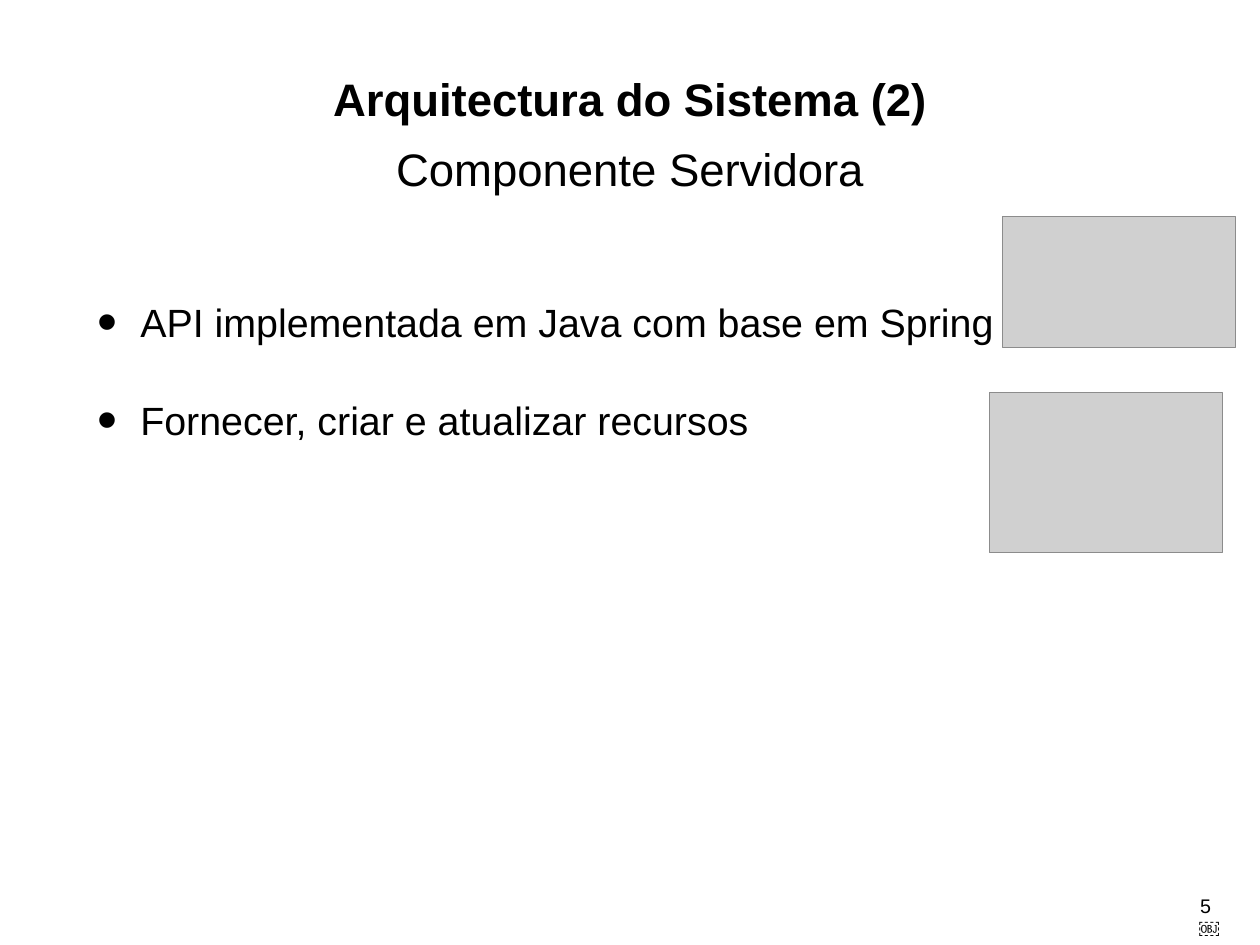
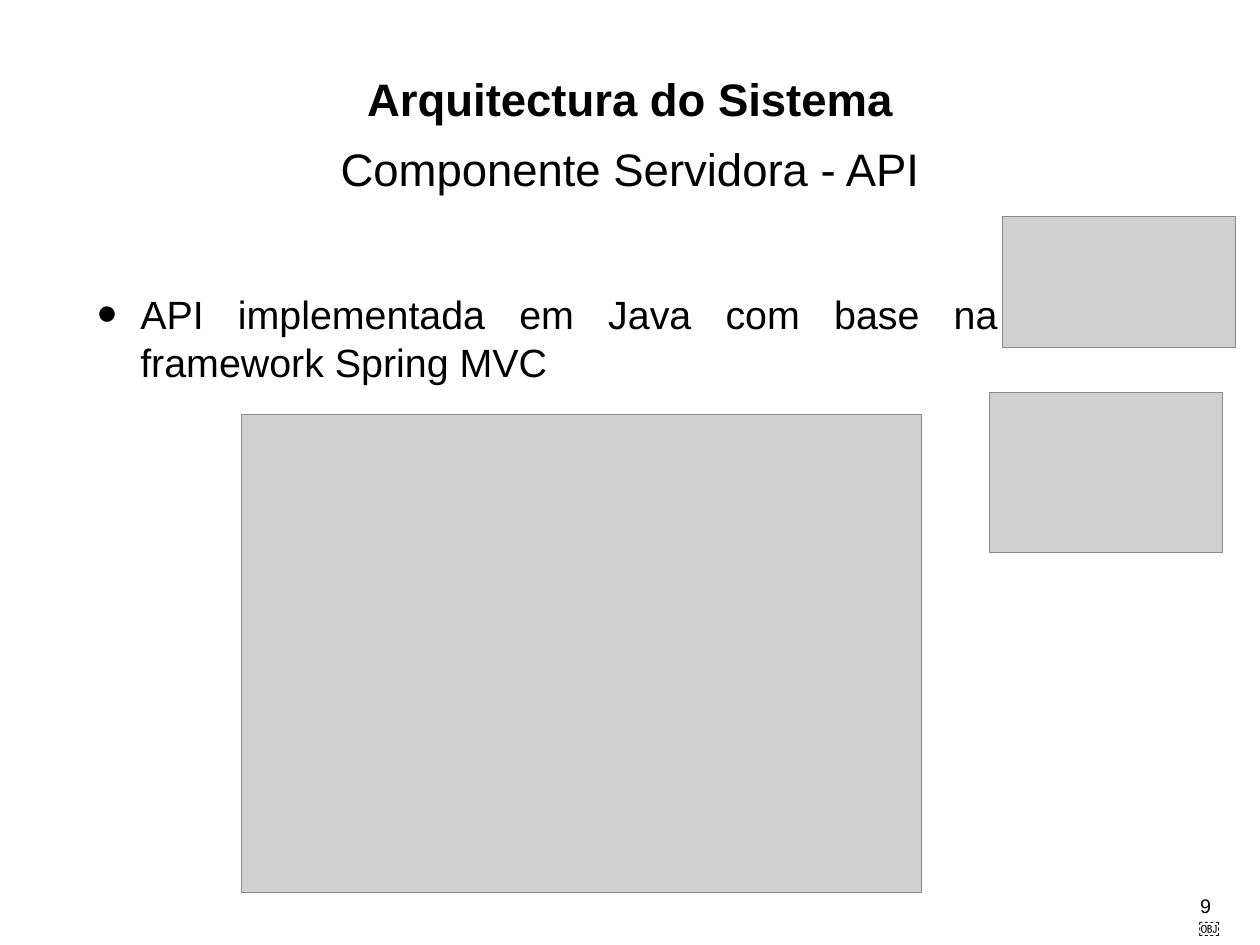
Before and after one commit to LikaV1996/ProjectoFinaldeCurso, a slide deck: slide 9 of AppFinalDeProjecto.pptx (slide 5 before the commit). Drawn at 1260x945 pixels with LibreOffice and Linux fonts; fonts in the diff are those of the drawing; grey boxes stand for pictures. Boxes give left, top, right and bottom in pixels: in the first picture for what was removed or moved away, otherwise in the second. Text is boxed around its words. In the diff, an @@ line names an element or a change of style, - is before the commit and + after.

```diff
--- a/AppFinalDeProjecto.pptx
+++ b/AppFinalDeProjecto.pptx
@@ title at (341, 83, 919, 195): text changed; bold off @@
-Arquitectura do Sistema (2)
-Componente Servidora
+Arquitectura do Sistema
+Componente Servidora - API
@@ text at (140, 300, 998, 384): text changed @@
-• API implementada em Java com base em Spring
-• Fornecer, criar e atualizar recursos
+• API implementada em Java com base na framework Spring MVC
@@ picture added at (241, 415, 921, 893) @@
@@ page number at (1200, 899, 1211, 914): text changed @@
-5￼
+9￼
```
Also in this commit, not shown: 6 other slides changed, 9 slides added, 4 slides removed, 4 other files.
